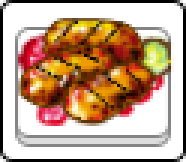
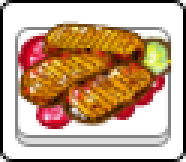
Before/after of a w=186, h=162 layered artwork. What changed in the layer stack:
painted on "Слой 1" over box(24, 18, 153, 123)
painted on "Слой 5 (копия)" over box(60, 60, 162, 129)
painted on "Слой 4 (копия)" over box(21, 60, 114, 102)
painted on "Слой 3 (копия)" over box(45, 18, 144, 57)
painted on "Фигура 8 (копия)" over box(42, 18, 147, 57)
painted on "Слой 2 (копия)" over box(18, 36, 165, 129)
